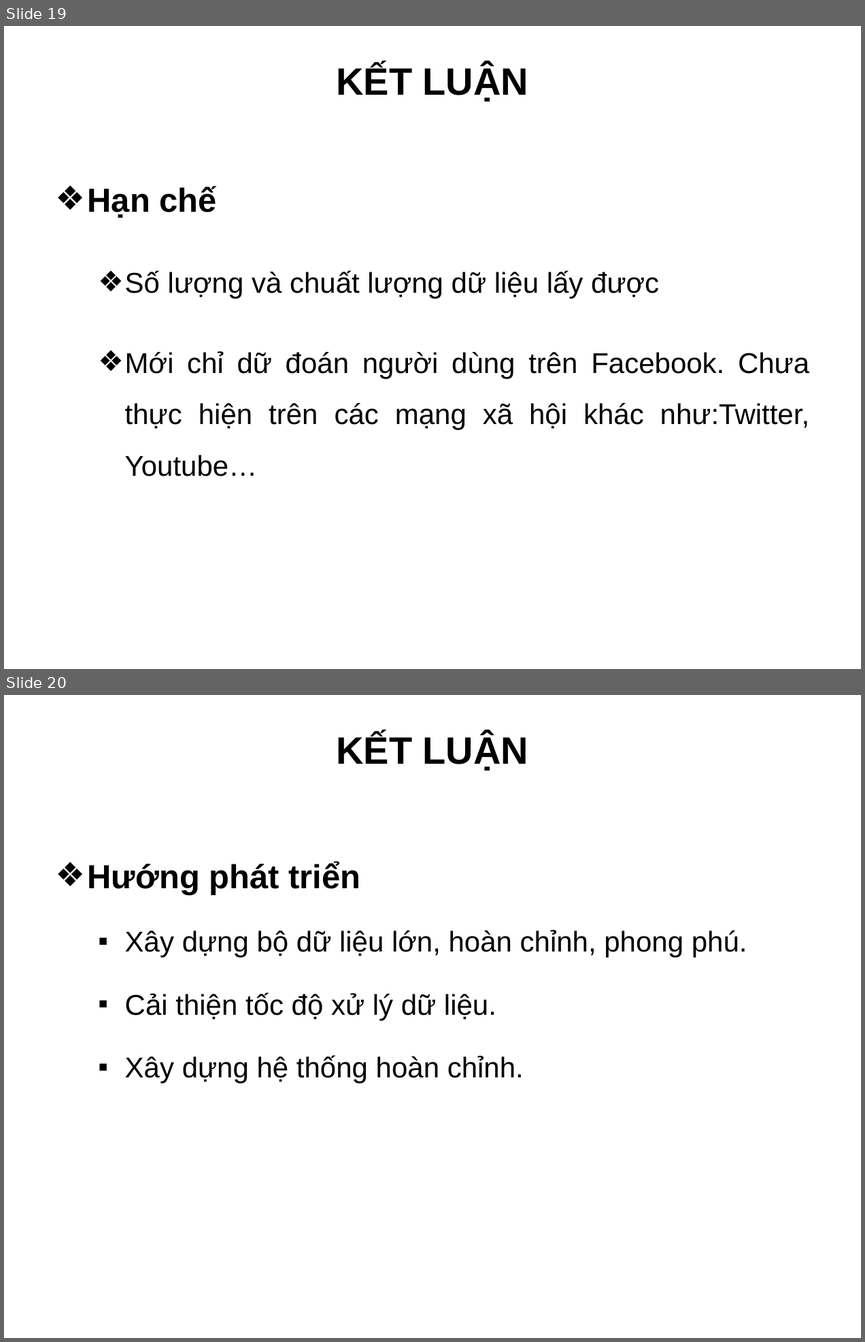
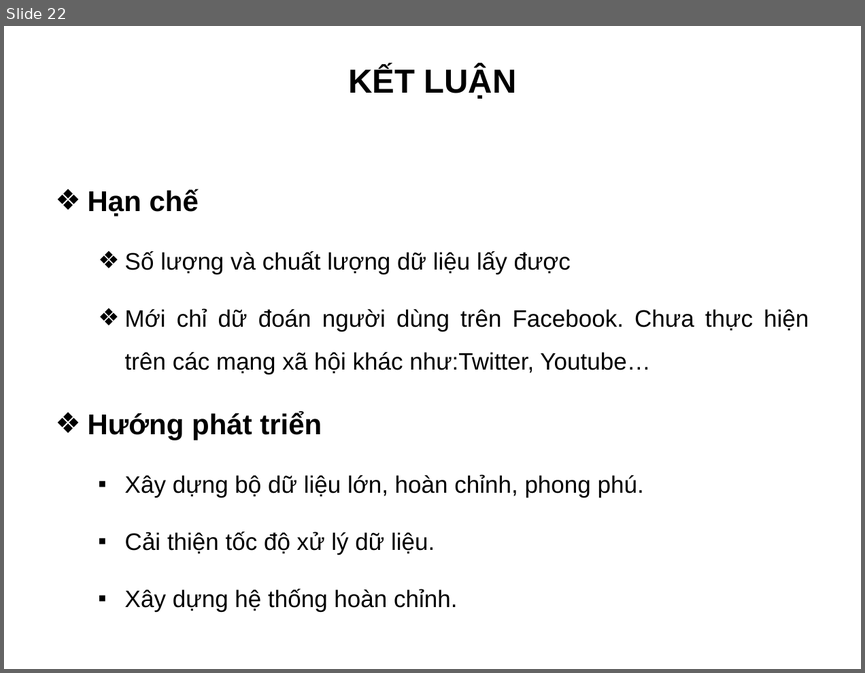
Before and after one commit to truonghaibg/thesis, a slide deck: tchai/Slide_LuanVan_TruongCongHai.ppt. Shown one above the other, each under a label of ours: slides 19 and 20 before the commit, slide 22 after it. The pictures are 865x1342 and 865x673 pixels, drawn with LibreOffice and Linux fonts; fonts in the diff are those of the drawing; background and template pictures are left out. Boxes give left, top, right and bottom in pixels: in the first picture for what was removed or moved away, otherwise in the second. Text is boxed around its words. In the diff, an @@ line names an element or a change of style, - is before the commit and + after.

```diff
--- a/tchai/Slide_LuanVan_TruongCongHai.ppt
+++ b/tchai/Slide_LuanVan_TruongCongHai.ppt
@@ slide 20 removed at [4,695,861,1338], background picture (left out) @@
@@ title removed at [336,733,529,770] @@
-KẾT LUẬN
@@ text removed at [88,862,747,1083] @@
-❖ Hướng phát triển
-  ▪ Xây dựng bộ dữ liệu lớn, hoàn chỉnh, phong phú.
-  ▪ Cải thiện tốc độ xử lý dữ liệu.
-  ▪ Xây dựng hệ thống hoàn chỉnh.
@@ what was slide 19 is now slide 22 @@
@@ slide 22 changed as well @@
@@ title "KẾT LUẬN" at [348,66,517,99]: size 32 to 28 pt @@
@@ text at [88,189,808,374]: size 28 to 24 pt in "Hạn chế"; size 24 to 20 pt in "Số lượng và chuất lượng dữ liệu ...", "Mới chỉ dữ đoán người dùng trên ..."; less space between paragraphs @@
@@ text at [88,412,644,611]: paragraphs added @@
+❖ Hướng phát triển
+  ▪ Xây dựng bộ dữ liệu lớn, hoàn chỉnh, phong phú.
+  ▪ Cải thiện tốc độ xử lý dữ liệu.
+  ▪ Xây dựng hệ thống hoàn chỉnh.
```
Also in this commit, not shown: 14 other slides changed, 7 slides added, 4 other slides removed.
